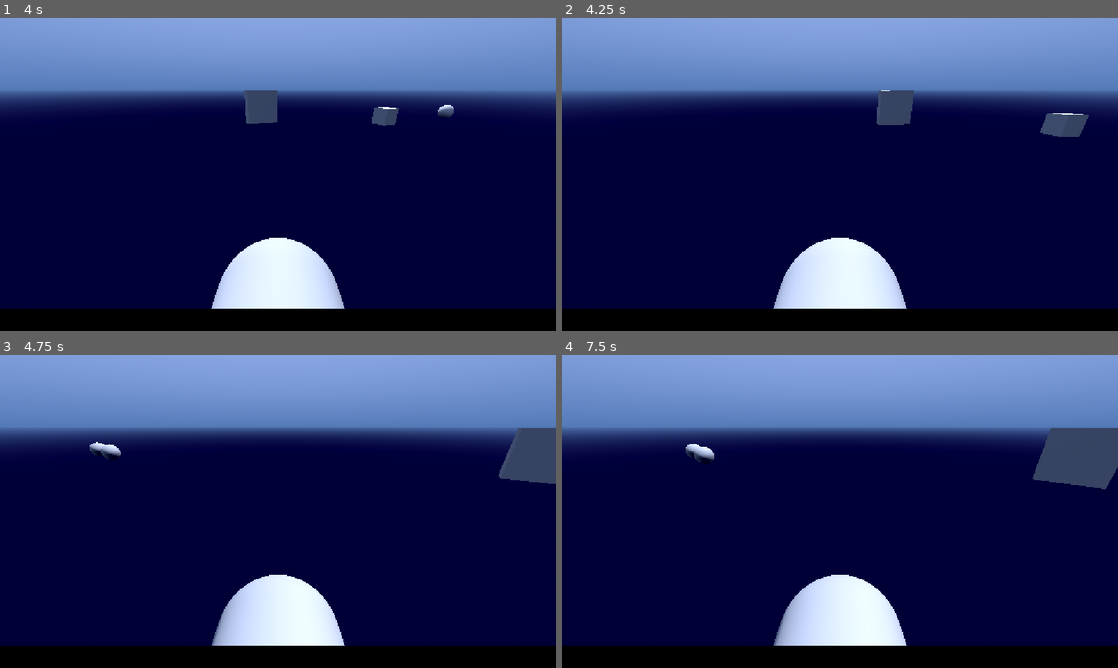
Above: before the commit, frames 1-4 (two rows, left to right).
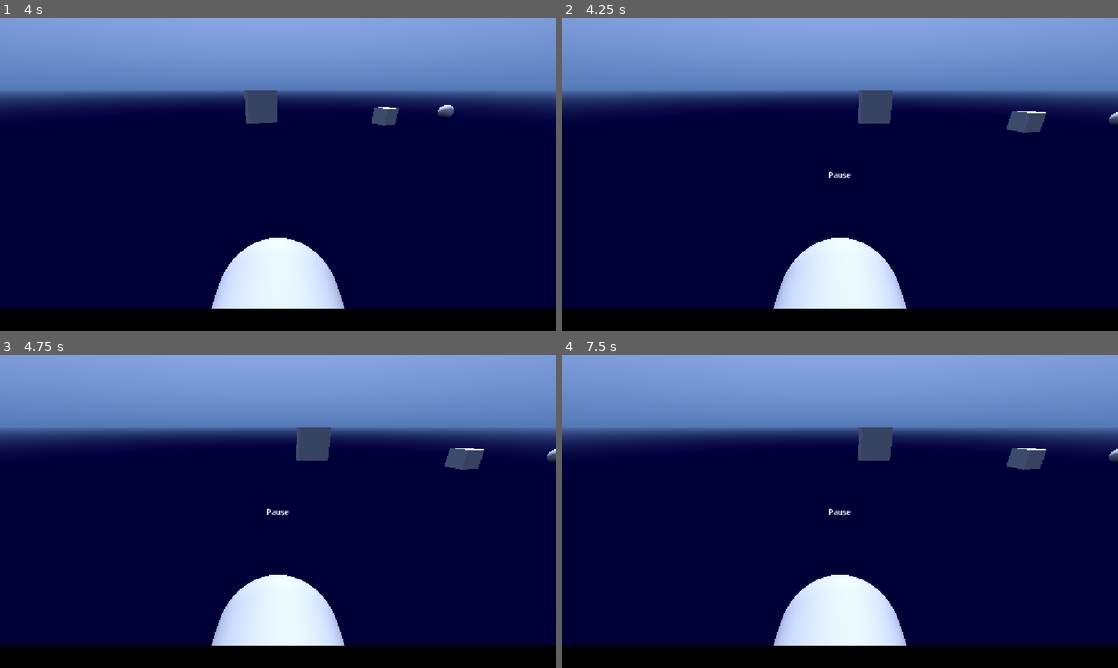
Above: after the commit, the same moments.

Repository: PeterDrake/yachtsinkers
Game: Godot game, scene res://yachtsinkers.tscn
Two runs of this game, one before a commit and one after it. Both use one fixed random seed, a clock stepped at 60 frames per second and the inputs below. Sound files missing from this copy of the repository are replaced by a short silence.
Inputs:
- Up to frame 1 (4 s): hold Right (right) 0.53-1.28 s; tap one key every 0.75 s from 0.6 s: 1 (bite) 2 (dive) 3 (slap) Space (space) 1 (bite); hold Left (left) 1.28-2.03 s; hold Right (right) 2.03-2.78 s; hold Up (forward) 2.78-3.53 s; hold Left (left) from 3.53 s (still down)
- Up to frame 2 (4.25 s): keep holding Left (left); tap Escape (pause, bound only after the commit) at 4.15 s
- Up to frame 3 (4.75 s): keep holding Left (left); tap 2 (dive) at 4.35 s
- Up to frame 4 (7.5 s): tap one key every 0.75 s from 5.1 s: 3 (slap) Space (space) 1 (bite) 2 (dive); release Left (left) at 5.78 s; hold Right (right) 5.78-6.53 s; hold Up (forward) 6.53-7.28 s; hold Right (right) from 7.28 s (still down)

Frame 1 is identical in both runs. In frame 2, 1.8% of the frame differs, in the area x 48-100%, y 23-52%; in frame 3, 2.9%; in frame 4, 3.8%, in the area x 22-100%, y 23-93%.
Error in both runs: Out of bounds get index '0' (on base: 'PackedStringArray') (res://speech.gd:3)

Commit message:
Pause pauses

Diff:
--- /dev/null
+++ b/pause_menu.gd
@@ -0,0 +1,12 @@
+extends Control
+
+func _process(_delta: float) -> void:
+	if Input.is_action_just_pressed("pause"):
+		if visible:
+			print("unpause")
+			get_tree().paused = false
+			hide()
+		else:
+			print("pause")
+			get_tree().paused = true
+			show()
--- /dev/null
+++ b/pause_menu.tscn
@@ -0,0 +1,27 @@
+[gd_scene format=3 uid="uid://73ld43bownb0"]
+
+[ext_resource type="Script" uid="uid://cdcq5lo4lq35d" path="res://pause_menu.gd" id="1_hdmo1"]
+
+[node name="PauseMenu" type="Control" unique_id=290838109]
+layout_mode = 3
+anchors_preset = 15
+anchor_right = 1.0
+anchor_bottom = 1.0
+grow_horizontal = 2
+grow_vertical = 2
+script = ExtResource("1_hdmo1")
+
+[node name="Label" type="Label" parent="." unique_id=1091792887]
+process_mode = 2
+layout_mode = 1
+anchors_preset = 14
+anchor_top = 0.5
+anchor_right = 1.0
+anchor_bottom = 0.5
+offset_top = -11.5
+offset_bottom = 11.5
+grow_horizontal = 2
+grow_vertical = 2
+text = "Pause"
+horizontal_alignment = 1
+metadata/_edit_use_anchors_ = true
--- a/project.godot
+++ b/project.godot
@@ -78,6 +78,11 @@
 "events": [Object(InputEventKey,"resource_local_to_scene":false,"resource_name":"","device":-1,"window_id":0,"alt_press …(191 unchanged characters)…
 ]
 }
+pause={
+"deadzone": 0.2,
+"events": [Object(InputEventKey,"resource_local_to_scene":false,"resource_name":"","device":-1,"window_id":0,"alt_pressed":false,"shift_pressed":false,"ctrl_pressed":false,"meta_pressed":false,"pressed":false,"keycode":0,"physical_keycode":4194305,"key_label":0,"unicode":0,"location":0,"echo":false,"script":null)
+]
+}
 
 [physics]
 
--- a/yachtsinkers.tscn
+++ b/yachtsinkers.tscn
@@ -2,8 +2,13 @@
 
 [ext_resource type="Script" uid="uid://dmhyjjxiggt3j" path="res://yachtsinkers.gd" id="1_dcxyd"]
 [ext_resource type="PackedScene" uid="uid://crsb702v3qubh" path="res://level.tscn" id="2_djnc4"]
+[ext_resource type="PackedScene" uid="uid://73ld43bownb0" path="res://pause_menu.tscn" id="3_xpjbq"]
 
 [node name="YachtSinkers" type="Node3D" unique_id=1044159240]
 script = ExtResource("1_dcxyd")
 
 [node name="Level" parent="." unique_id=84596190 instance=ExtResource("2_djnc4")]
+
+[node name="PauseMenu" parent="." unique_id=290838109 instance=ExtResource("3_xpjbq")]
+process_mode = 3
+visible = false
Not shown, added: pause_menu.gd.uid
